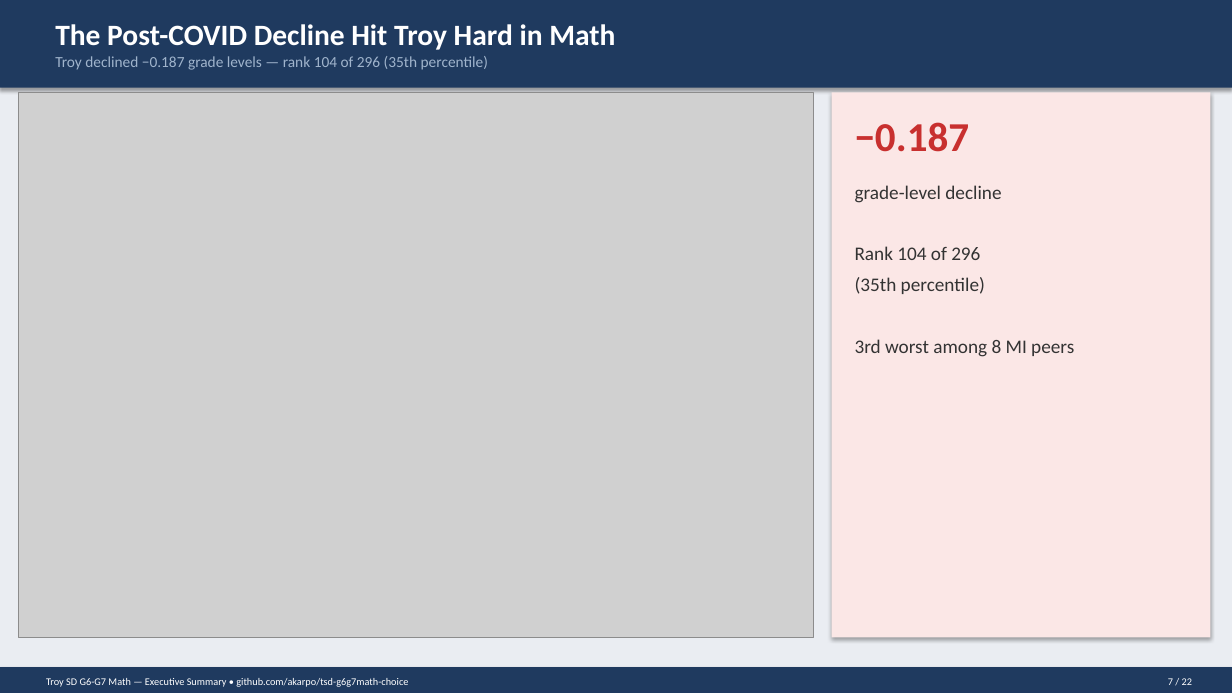
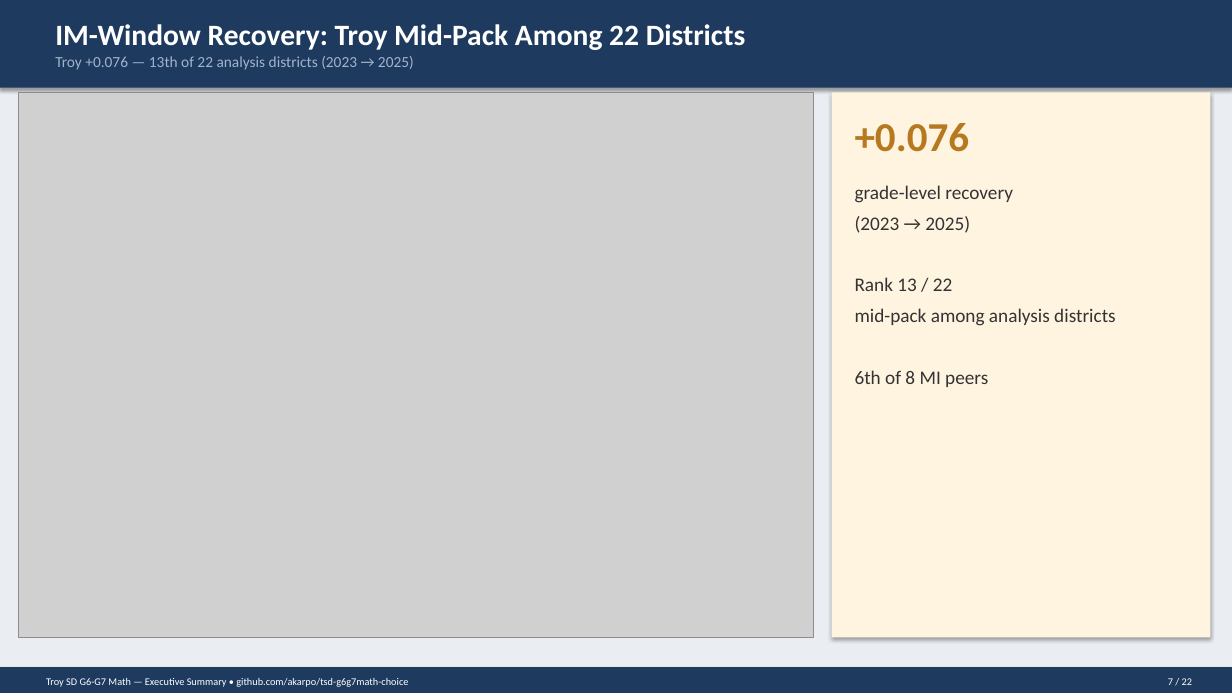
Before and after one commit to akarpo/tsd-g6g7math-choice, a slide deck: slide 7 of deck/Troy_G6G7_Math_Executive_Summary.pptx. Drawn at 1232x693 pixels with LibreOffice and Linux fonts; fonts in the diff are those of the drawing; grey boxes stand for pictures. Boxes give left, top, right and bottom in pixels: in the first picture for what was removed or moved away, otherwise in the second. Text is boxed around its words. In the diff, an @@ line names an element or a change of style, - is before the commit and + after.

```diff
--- a/deck/Troy_G6G7_Math_Executive_Summary.pptx
+++ b/deck/Troy_G6G7_Math_Executive_Summary.pptx
@@ text at [55,24,746,50]: text changed @@
-The Post-COVID Decline Hit Troy Hard in Math
+IM-Window Recovery: Troy Mid-Pack Among 22 Districts
@@ text at [55,56,414,70]: text changed @@
-Troy declined −0.187 grade levels — rank 104 of 296 (35th percentile)
+Troy +0.076 — 13th of 22 analysis districts (2023 → 2025)
@@ rectangle at [832,92,1211,638]: fill #FBE7E6 to #FFF4E0 @@
@@ text at [855,123,970,152]: text changed; text colour #C8302F to #B7791F @@
-−0.187
++0.076
@@ text at [855,185,1115,387]: text changed @@
-grade-level decline
-Rank 104 of 296
-(35th percentile)
-3rd worst among 8 MI peers
+grade-level recovery
+(2023 → 2025)
+Rank 13 / 22
+mid-pack among analysis districts
+6th of 8 MI peers
```
Also in this commit, not shown: 12 other slides changed, 23 other files.
